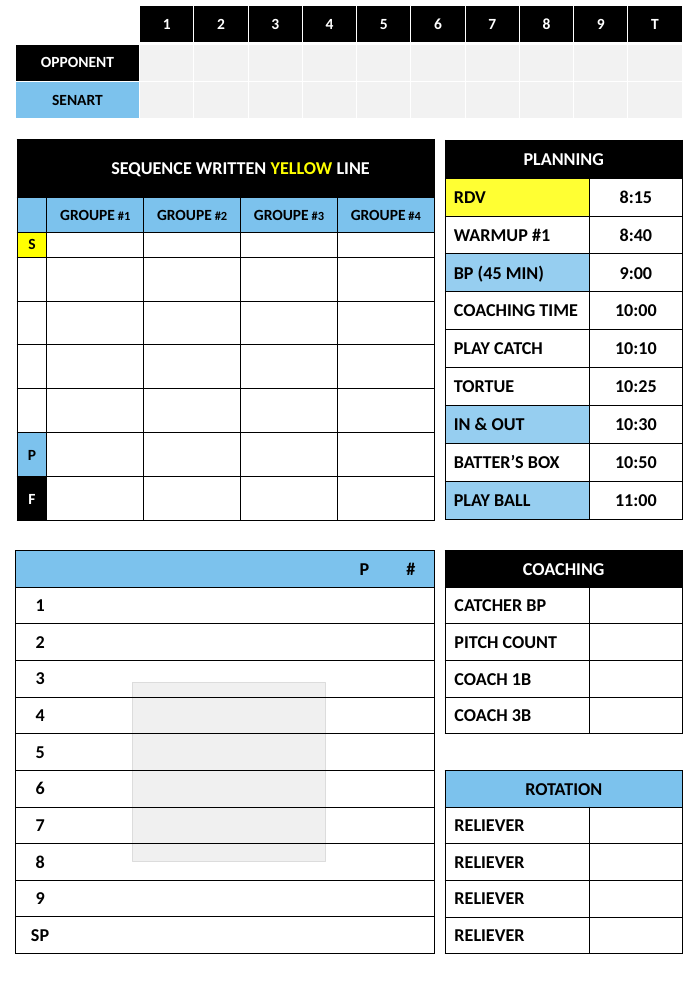
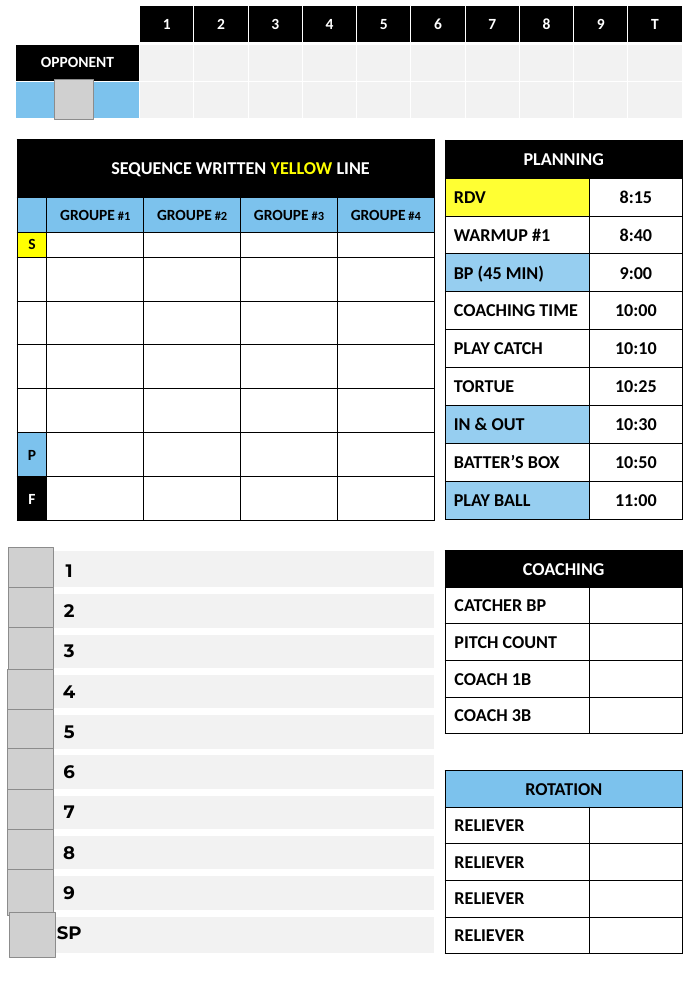
Before and after one commit to BeBetterWithStats/Games, a slide deck: slide 1 of D2 - Lineup - home 11h.pptx. Drawn at 698x1008 pixels with LibreOffice and Linux fonts; fonts in the diff are those of the drawing; grey boxes stand for pictures. Boxes give left, top, right and bottom in pixels: in the first picture for what was removed or moved away, otherwise in the second. Text is boxed around its words. In the diff, an @@ line names an element or a change of style, - is before the commit and + after.

```diff
--- a/D2 - Lineup - home 11h.pptx
+++ b/D2 - Lineup - home 11h.pptx
@@ table at [16,6,679,119] @@
-row 3, column 1: SENART
+row 3, column 1: 
@@ picture added at [55,80,94,119] @@
@@ picture added at [8,547,54,593] @@
@@ table at [37,551,434,954] @@
- |  | P | #
-1 |  |  | 
-2 |  |  | 
-3 |  |  | 
-4 |  |  | 
-5 |  |  | 
-6 |  |  | 
-7 |  |  | 
-8 |  |  | 
-9 |  |  | 
-SP |  |  | 
+1 |  | 
+2 |  | 
+3 |  | 
+4 |  | 
+5 |  | 
+6 |  | 
+7 |  | 
+8 |  | 
+9 |  | 
+SP |  | 
@@ table: place and size @@
-table at [16,551,435,954]
+table at [37,551,434,954]
@@ picture added at [8,587,54,633] @@
@@ picture added at [8,627,54,673] @@
@@ picture added at [8,669,54,715] @@
@@ picture removed at [133,682,326,862] @@
@@ picture added at [8,709,54,755] @@
@@ picture added at [8,749,54,795] @@
@@ picture added at [7,790,53,836] @@
@@ picture added at [7,830,53,876] @@
@@ picture added at [7,869,53,915] @@
@@ picture added at [9,912,55,958] @@
```
Also in this commit, not shown: 4 other files.
